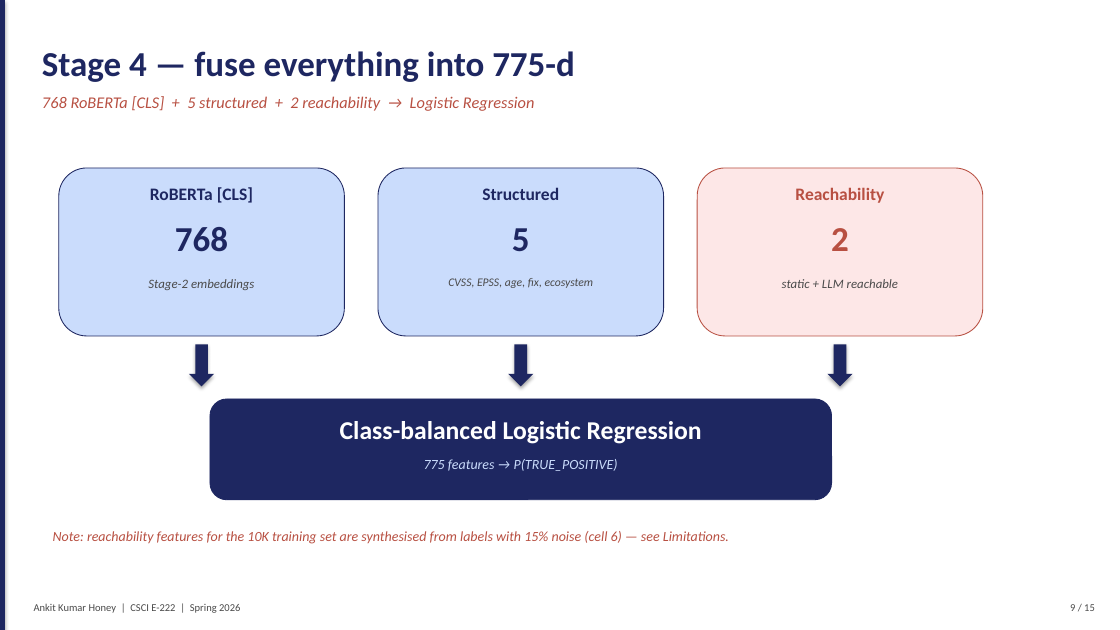
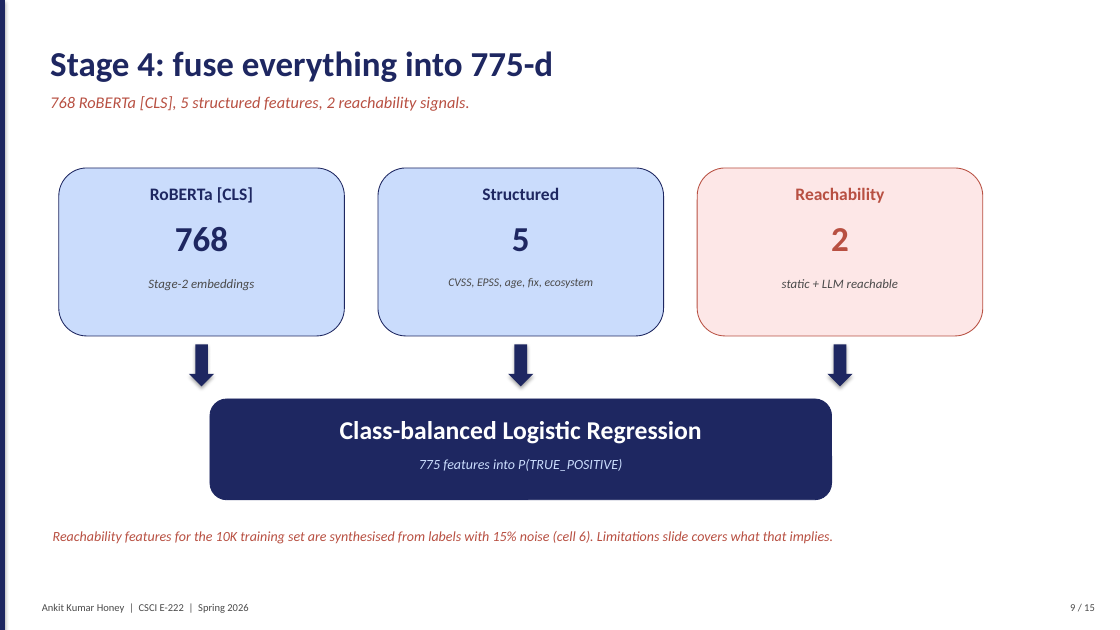
Before and after one commit to honeyankit/reachability-llm, a slide deck: slide 9 of reports/FalsePositive_SupplyChain_Honey.pptx. Drawn at 1120x630 pixels with LibreOffice and Linux fonts; fonts in the diff are those of the drawing. Boxes give left, top, right and bottom in pixels: in the first picture for what was removed or moved away, otherwise in the second. Text is boxed around its words. In the diff, an @@ line names an element or a change of style, - is before the commit and + after.

```diff
--- a/reports/FalsePositive_SupplyChain_Honey.pptx
+++ b/reports/FalsePositive_SupplyChain_Honey.pptx
@@ text at (x1=50, y1=51, x2=554, y2=82): text changed @@
-Stage 4 — fuse everything into 775-d
+Stage 4: fuse everything into 775-d
@@ text at (x1=50, y1=96, x2=470, y2=111): text changed @@
-768 RoBERTa [CLS] + 5 structured + 2 reachability → Logistic Regression
+768 RoBERTa [CLS], 5 structured features, 2 reachability signals.
@@ text at (x1=419, y1=459, x2=622, y2=471): text changed @@
-775 features → P(TRUE_POSITIVE)
+775 features into P(TRUE_POSITIVE)
@@ text at (x1=53, y1=531, x2=834, y2=544): text changed @@
-Note: reachability features for the 10K training set are synthesised from labels with 15% noise (cell 6) — see Limitations.
+Reachability features for the 10K training set are synthesised from labels with 15% noise (cell 6). Limitations slide covers what that implies.
@@ text "Ankit Kumar Honey | CSCI ..." moved from (x1=34, y1=604, x2=240, y2=613) to (x1=42, y1=603, x2=248, y2=613) @@
```
Also in this commit, not shown: 14 other slides changed, 3 other files.
